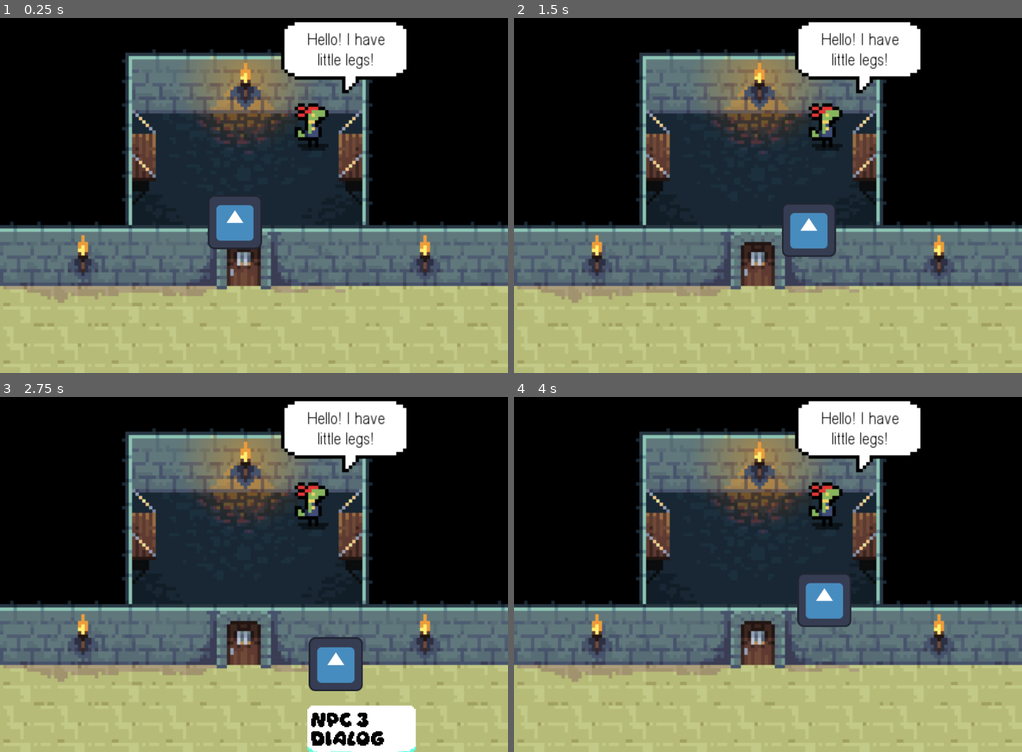
Above: before the commit, frames 1-4 (two rows, left to right).
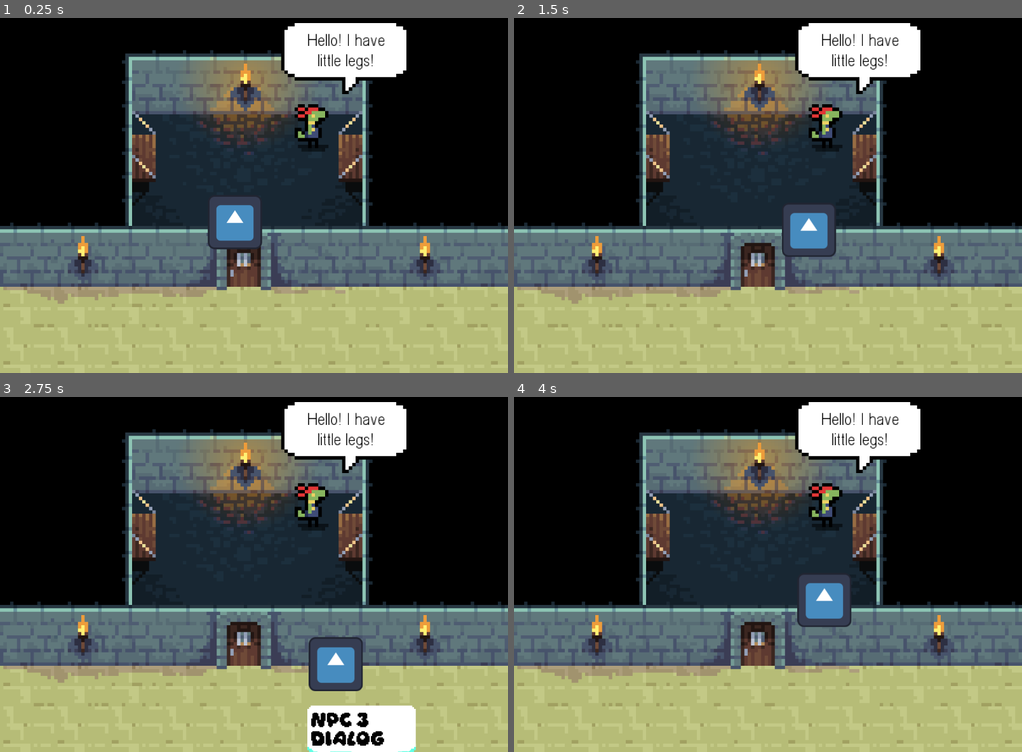
Above: after the commit, the same moments.

Repository: tombuben/gamerpie_gamejam_2025
Game: Godot game, scene res://levels/level_1.tscn
Same seed, same stepped clock (60 frames per second), same inputs: the game is played once before the commit and once after it. The engine's default icon, where the game draws it, is replaced by a stand-in: a white triangle on a blue panel in a dark square.
Inputs:
- Up to frame 1 (0.25 s): no input
- Up to frame 2 (1.5 s): tap Enter at 0.5 s; hold D (right) 0.53-1.28 s; hold S (down) from 1.28 s (still down)
- Up to frame 3 (2.75 s): release S (down) at 2.03 s; hold D (right) from 2.03 s (still down)
- Up to frame 4 (4 s): release D (right) at 2.78 s; hold W (up) 2.78-3.53 s; hold A (left) from 3.53 s (still down)

The runs differ from the first frame. In frame 1, 4.0% of the frame differs, in the area x 0-100%, y 1-98%; in frame 2, 4.0%; in frame 3, 4.1%; in frame 4, 4.1%.

Commit message:
Fix position of object and filter

Diff:
--- a/levels/level_1.tscn
+++ b/levels/level_1.tscn
@@ -8,7 +8,8 @@
 [node name="Level1" type="Node2D"]
 
 [node name="SketchLevel1" type="Sprite2D" parent="."]
-position = Vector2(600, 450)
+texture_filter = 1
+position = Vector2(600, 452)
 scale = Vector2(2, 2)
 texture = ExtResource("1_t1s7n")
 
